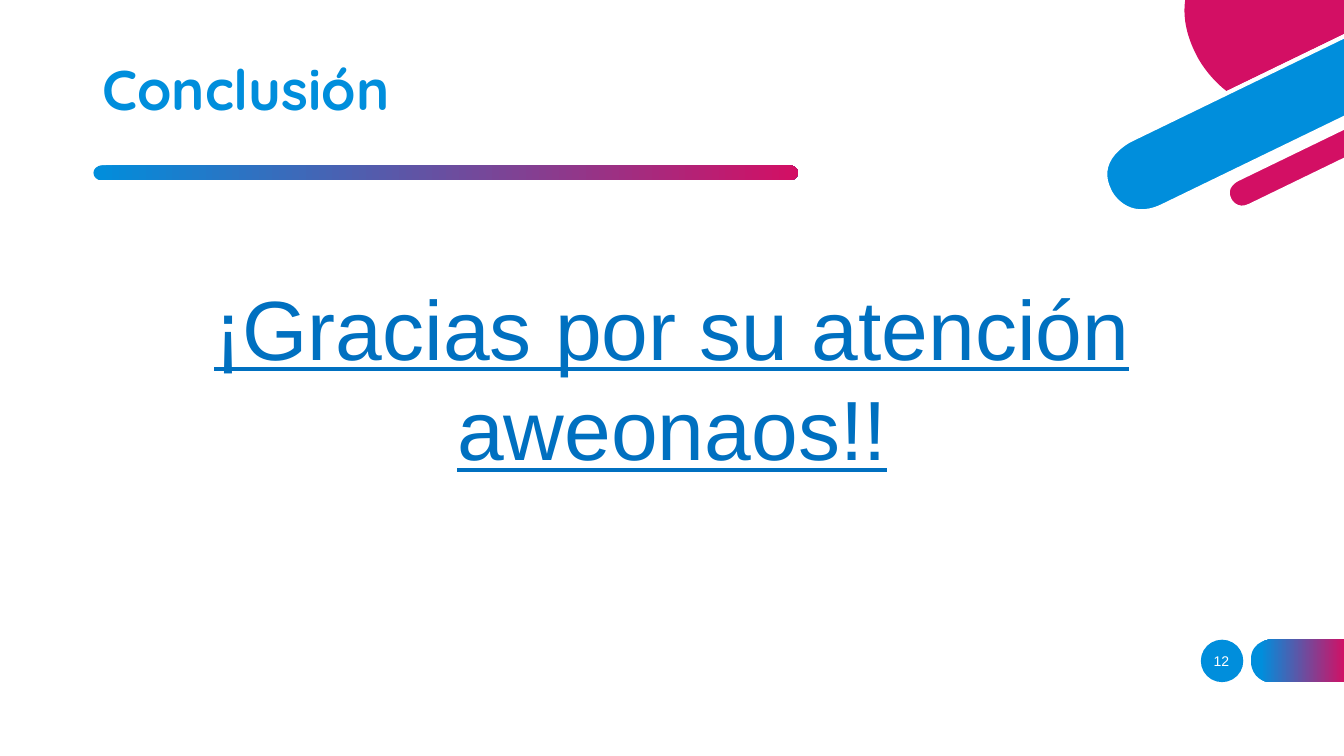
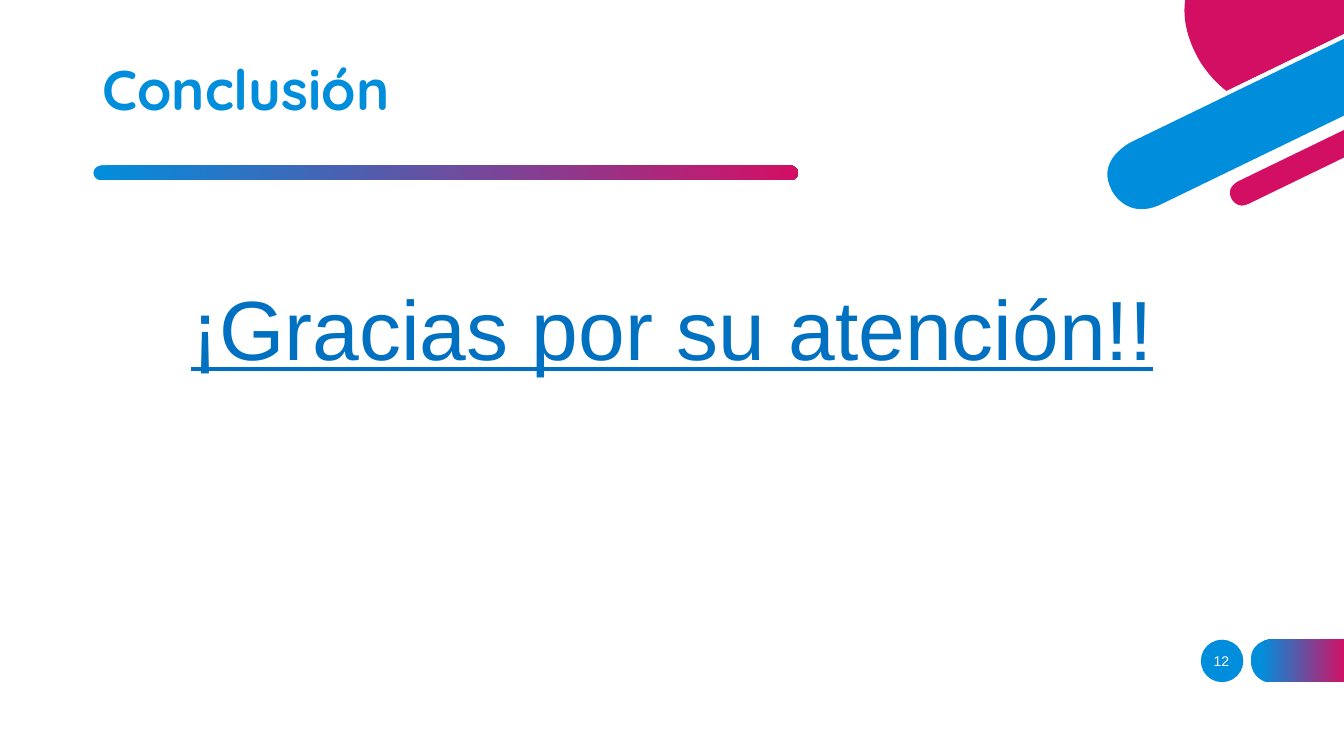
Before and after one commit to JonatanDSR/Capstone, a slide deck: slide 12 of Evidencias Grupales/Proyecto APT.pptx. Drawn at 1344x756 pixels with LibreOffice and Linux fonts; fonts in the diff are those of the drawing. Boxes give left, top, right and bottom in pixels: in the first picture for what was removed or moved away, otherwise in the second. Text is boxed around its words. In the diff, an @@ line names an element or a change of style, - is before the commit and + after.

```diff
--- a/Evidencias Grupales/Proyecto APT.pptx
+++ b/Evidencias Grupales/Proyecto APT.pptx
@@ text at bbox=[191, 298, 1152, 375]: text changed @@
-¡Gracias por su atención aweonaos!!
+¡Gracias por su atención!!
```
Also in this commit, not shown: 7 other slides changed.
